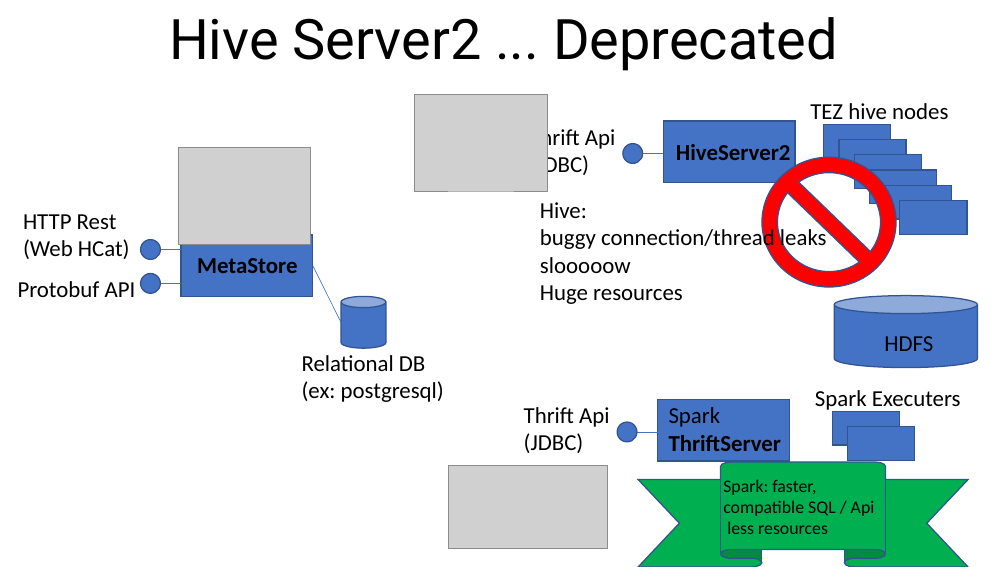
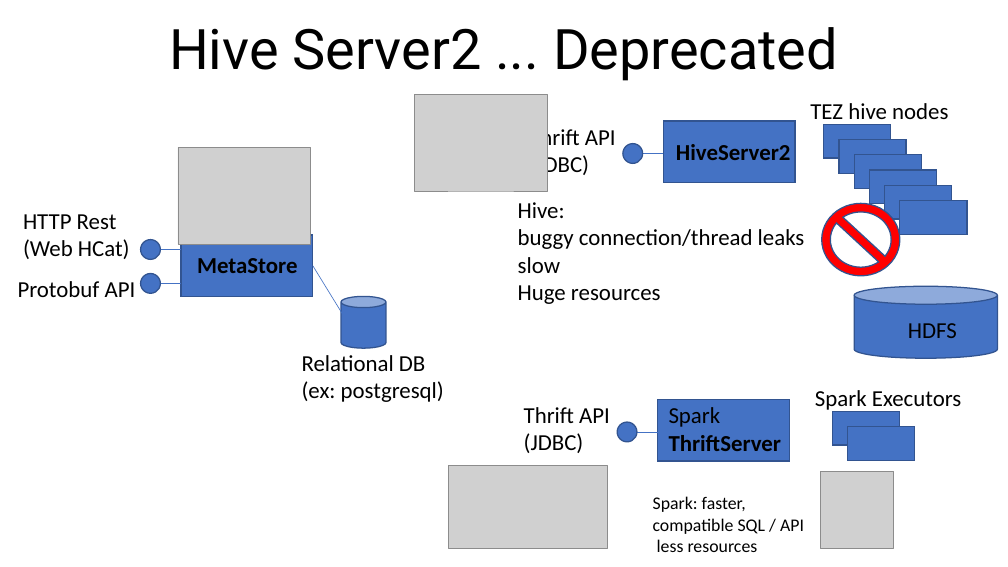
Before and after one commit to Arnaud-Nauwynck/presentations, a slide deck: slide 15 of pres-bigdata/7-Sql-to-Hadoop-files-parquet-metastore.pptx (slide 14 before the commit). Drawn at 1008x567 pixels with LibreOffice and Linux fonts; fonts in the diff are those of the drawing; grey boxes stand for pictures. Boxes give left, top, right and bottom in pixels: in the first picture for what was removed or moved away, otherwise in the second. Text is boxed around its words. In the diff, an @@ line names an element or a change of style, - is before the commit and + after.

```diff
--- a/pres-bigdata/7-Sql-to-Hadoop-files-parquet-metastore.pptx
+++ b/pres-bigdata/7-Sql-to-Hadoop-files-parquet-metastore.pptx
@@ title "Hive Server2 ... Deprecated": place and size @@
-title "Hive Server2 ... Deprecated" at <box>169,17,838,71</box>
+title "Hive Server2 ... Deprecated" at <box>169,27,838,81</box>
@@ text at <box>529,125,616,151</box>: text changed @@
-Thrift Api
+Thrift API
@@ text "Hive: buggy connection/thread leaks slow": place and size @@
-text "Hive: buggy connection/thread leaks slow" at <box>540,202,827,304</box>
+text "Hive: buggy connection/thread leaks slow" at <box>518,202,805,304</box>
@@ text at <box>518,202,805,273</box>: text changed @@
-Hive:
-buggy connection/thread leaks
-slooooow
+Hive:
+buggy connection/thread leaks
+slow
@@ no-entry sign: place and size @@
-no-entry sign at <box>762,157,896,287</box>
+no-entry sign at <box>822,203,900,275</box>
@@ line moved from (313, 266) - (341, 322) to (313, 266) - (364, 349) @@
@@ cylinder: place and size @@
-cylinder at <box>834,295,978,368</box>
+cylinder at <box>854,286,998,359</box>
@@ text "HDFS": place and size @@
-text "HDFS" at <box>884,336,933,351</box>
+text "HDFS" at <box>908,323,957,338</box>
@@ text at <box>524,407,610,423</box>: text changed @@
-Thrift Api
+Thrift API
@@ text at <box>815,390,961,413</box>: text changed @@
-Spark Executers
+Spark Executors
@@ ribbon removed at <box>638,462,969,567</box> @@
@@ picture added at <box>820,472,894,549</box> @@
@@ text "Spark: faster, compatible SQL / ...": place and size @@
-text "Spark: faster, compatible SQL / ..." at <box>723,479,875,534</box>
+text "Spark: faster, compatible SQL / ..." at <box>653,496,804,552</box>
@@ text at <box>653,496,804,534</box>: text changed @@
-Spark: faster,
-compatible SQL / Api
+Spark: faster,
+compatible SQL / API
```
Also in this commit, not shown: 33 other slides changed, 51 slides added, 28 slides removed, 3 other files.
